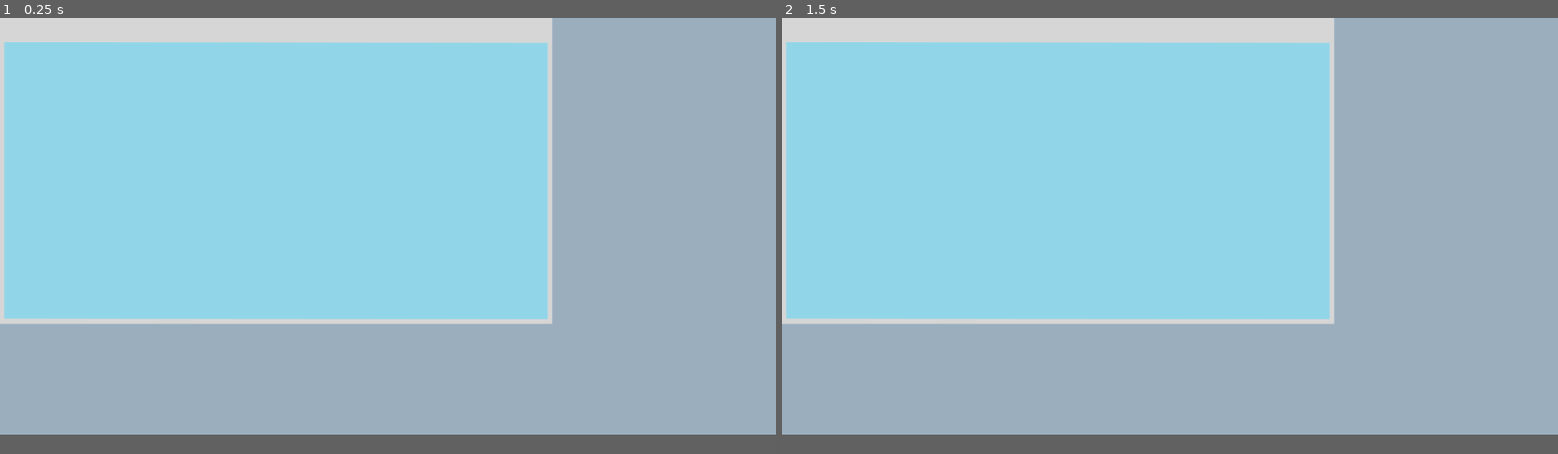
Above: before the commit, frames 1-2 (left to right).
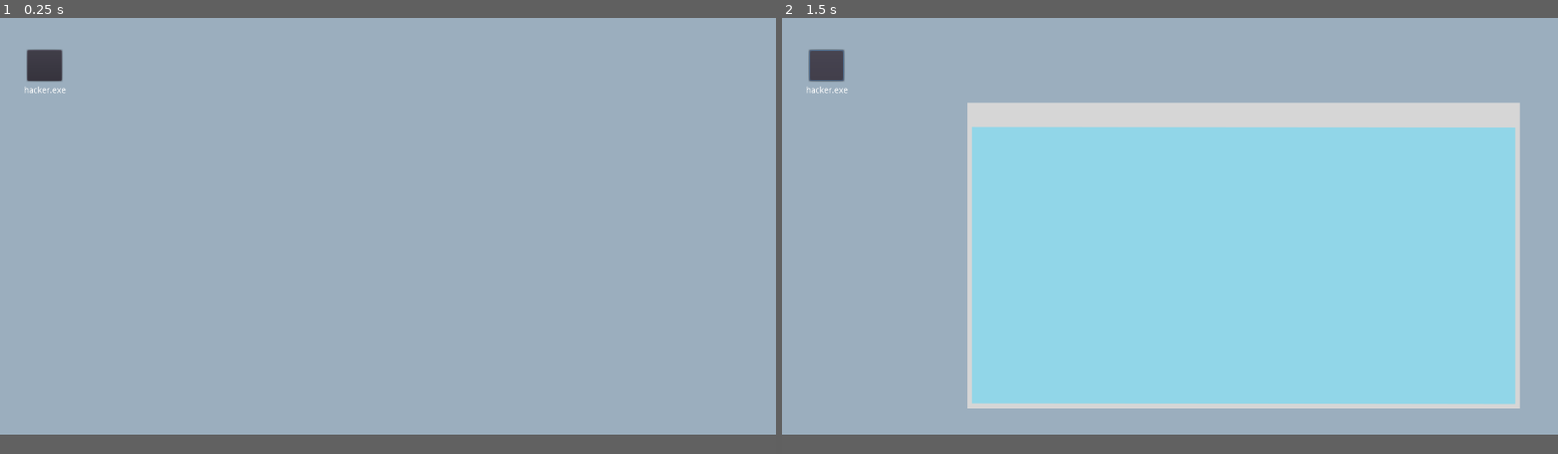
Above: after the commit, the same moments.

Repository: famellad/hackerpal95ggj
Game: Godot game, scene res://data/game/Menu.tscn
Same seed, same stepped clock (60 frames per second), same inputs: the game is played once before the commit and once after it.
Inputs:
- Up to frame 1 (0.25 s): no input
- Up to frame 2 (1.5 s): click "hacker.exe" at 0.5 s; tap Enter at 1.25 s; hold Right (ui_right) from 1.28 s (still down)

The runs differ from the first frame. In frame 1, 50% of the frame differs, in the area x 0-72%, y 0-71%; in frame 2, 56%, in the area x 0-96%, y 0-90%.
Error before the commit: Invalid set index 'visible' (on base: 'Node') with value of type 'bool'. (res://data/game/Icono.gd:19)

Commit message:
Cambio de Nodo
Nodo a Nodo2D

Diff:
--- a/Hackerpal95/data/game/hackerexe/Hackerexe.tscn
+++ b/Hackerpal95/data/game/hackerexe/Hackerexe.tscn
@@ -2,7 +2,7 @@
 
 [ext_resource path="res://data/game/hackerexe/ventana.png" type="Texture" id=1]
 
-[node name="Game" type="Node" index="0"]
+[node name="Game" type="Node2D" index="0"]
 
 [node name="Ventana" type="Sprite" parent="." index="0"]
 
